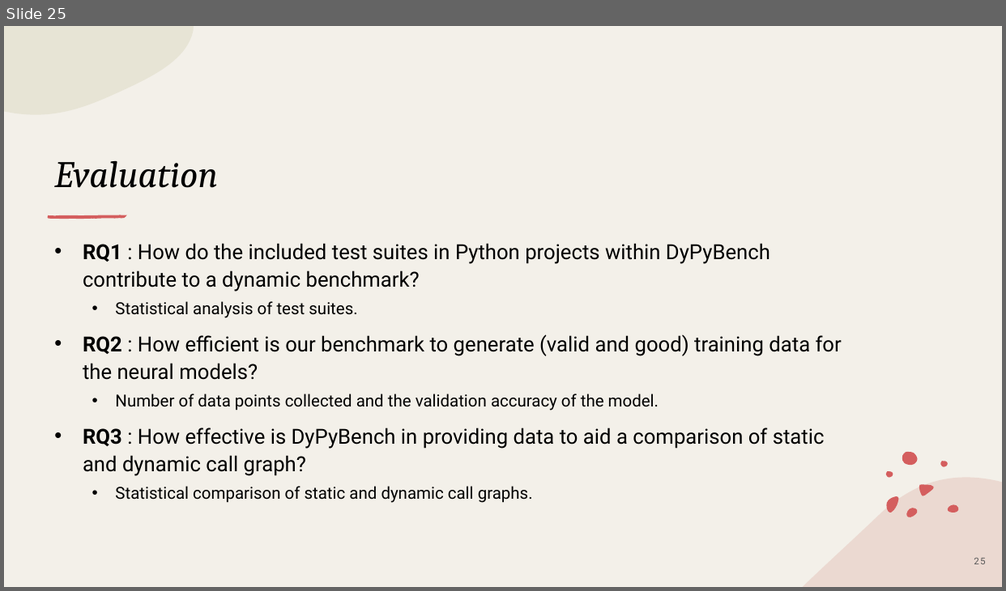
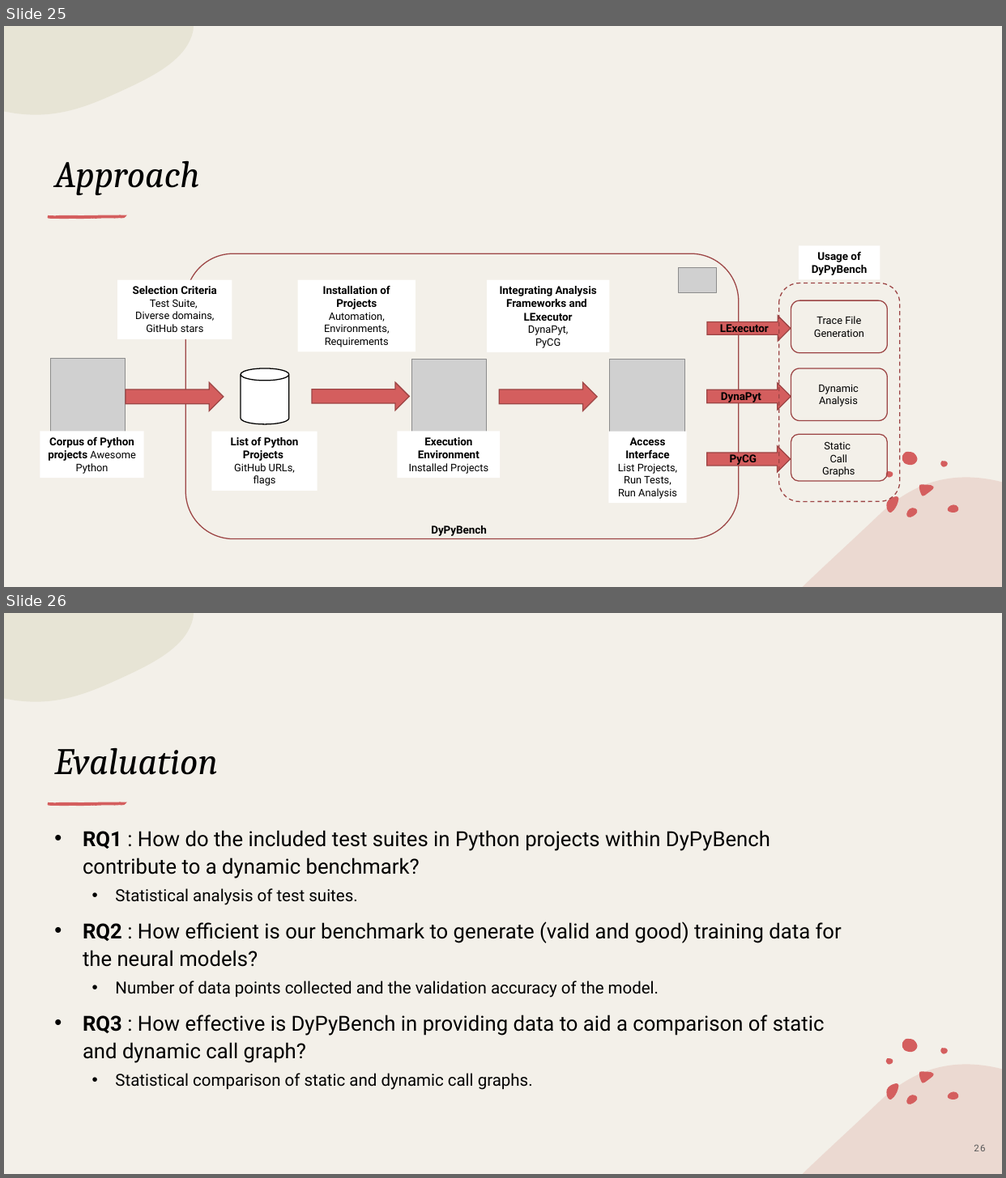
Before and after one commit to piyush-bajaj/DynamicPythonBenchmark, a slide deck: Final Presentation.pptx. Shown one above the other, each under a label of ours: slide 25 before the commit, slides 25 and 26 after it. The pictures are 1006x591 and 1006x1178 pixels, drawn with LibreOffice and Linux fonts; fonts in the diff are those of the drawing; grey boxes stand for pictures. Boxes give left, top, right and bottom in pixels: in the first picture for what was removed or moved away, otherwise in the second. Text is boxed around its words. In the diff, an @@ line names an element or a change of style, - is before the commit and + after.

```diff
--- a/Final Presentation.pptx
+++ b/Final Presentation.pptx
@@ slide 25 added at (4, 26, 1002, 587), background #F3F0E9; not listed: 14 template elements that a slide beside it also shows @@
@@ title added at (54, 161, 200, 195), 36 pt, text #000000, italic @@
+Approach
@@ rounded rectangle added at (186, 254, 739, 539), outline #9D4646 1 pt @@
@@ picture added at (679, 268, 716, 293) @@
@@ rectangle added at (799, 246, 880, 280), fill #FFFFFF, 10.5 pt, text #000000, bold @@
+Usage of DyPyBench
@@ rectangle added at (117, 280, 232, 339), fill #FFFFFF, 10 pt, text #000000 @@
+Selection Criteria
+Test Suite,
+Diverse domains,
+GitHub stars
@@ rectangle added at (297, 280, 415, 352), fill #FFFFFF, 10 pt, text #000000 @@
+Installation of Projects
+Automation,
+Environments,
+Requirements
@@ rectangle added at (487, 280, 610, 353), fill #FFFFFF, 10.5 pt, text #000000, bold @@
+Integrating Analysis Frameworks and
+LExecutor
+DynaPyt,
+PyCG
@@ rounded rectangle added at (779, 284, 899, 502), outline #9D4646 1 pt dashed @@
@@ right arrow added at (707, 316, 790, 341), fill #D45E5E, outline #9D4646 1 pt @@
@@ rounded rectangle added at (791, 301, 888, 353), outline #9D4646 1 pt @@
@@ text added at (814, 316, 864, 337), 10 pt, text #000000 @@
+Trace File Generation
@@ text added at (720, 324, 769, 332), 10.5 pt, text #000000, bold @@
+LExecutor
@@ picture added at (50, 359, 126, 434) @@
@@ picture added at (412, 359, 487, 434) @@
@@ picture added at (610, 359, 684, 434) @@
@@ right arrow added at (126, 382, 224, 411), fill #D45E5E, outline #9D4646 1 pt @@
@@ cylinder added at (241, 369, 289, 425), fill #FFFFFF, outline #000000 1 pt @@
@@ right arrow added at (312, 382, 409, 410), fill #D45E5E, outline #9D4646 1 pt @@
@@ right arrow added at (500, 382, 598, 411), fill #D45E5E, outline #9D4646 1 pt @@
@@ right arrow added at (707, 383, 791, 410), fill #D45E5E, outline #9D4646 1 pt @@
@@ rounded rectangle added at (791, 369, 888, 421), outline #9D4646 1 pt @@
@@ text added at (818, 385, 858, 407), 10 pt, text #000000 @@
+Dynamic Analysis
@@ text added at (721, 392, 761, 404), 10.5 pt, text #000000, bold @@
+DynaPyt
@@ rectangle added at (40, 432, 144, 478), fill #FFFFFF, 10.5 pt, text #000000, bold @@
+Corpus of Python projects Awesome Python
@@ rectangle added at (211, 432, 317, 491), fill #FFFFFF, 10.5 pt, text #000000, bold @@
+List of Python Projects
+GitHub URLs,
+flags
@@ rectangle added at (397, 432, 500, 478), fill #FFFFFF, 10.5 pt, text #000000, bold @@
+Execution Environment
+Installed Projects
@@ rectangle added at (609, 432, 687, 504), fill #FFFFFF, 10 pt, text #000000 @@
+Access Interface
+List Projects, Run Tests, Run Analysis
@@ rounded rectangle added at (791, 435, 888, 482), outline #9D4646 1 pt @@
@@ right arrow added at (707, 446, 790, 473), fill #D45E5E, outline #9D4646 1 pt @@
@@ text added at (730, 454, 756, 465), 10.5 pt, text #000000, bold @@
+PyCG
@@ text added at (822, 442, 855, 477), 10 pt, text #000000 @@
+Static
+Call Graphs
@@ text added at (431, 526, 487, 536), 10.5 pt, text #000000, bold @@
+DyPyBench
@@ what was slide 25 is now slide 26 @@
```
Also in this commit, not shown: 11 slides changed, 1 other slide added.
